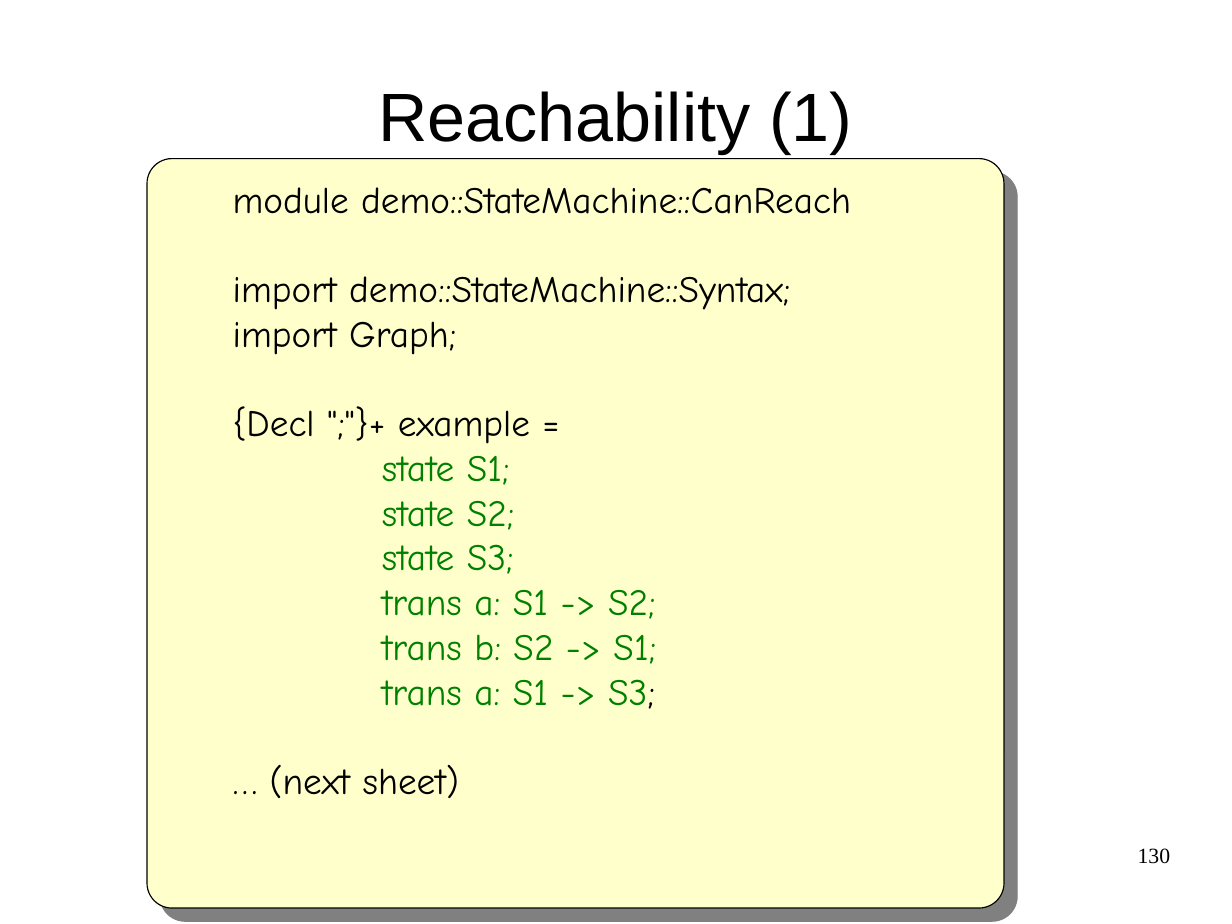
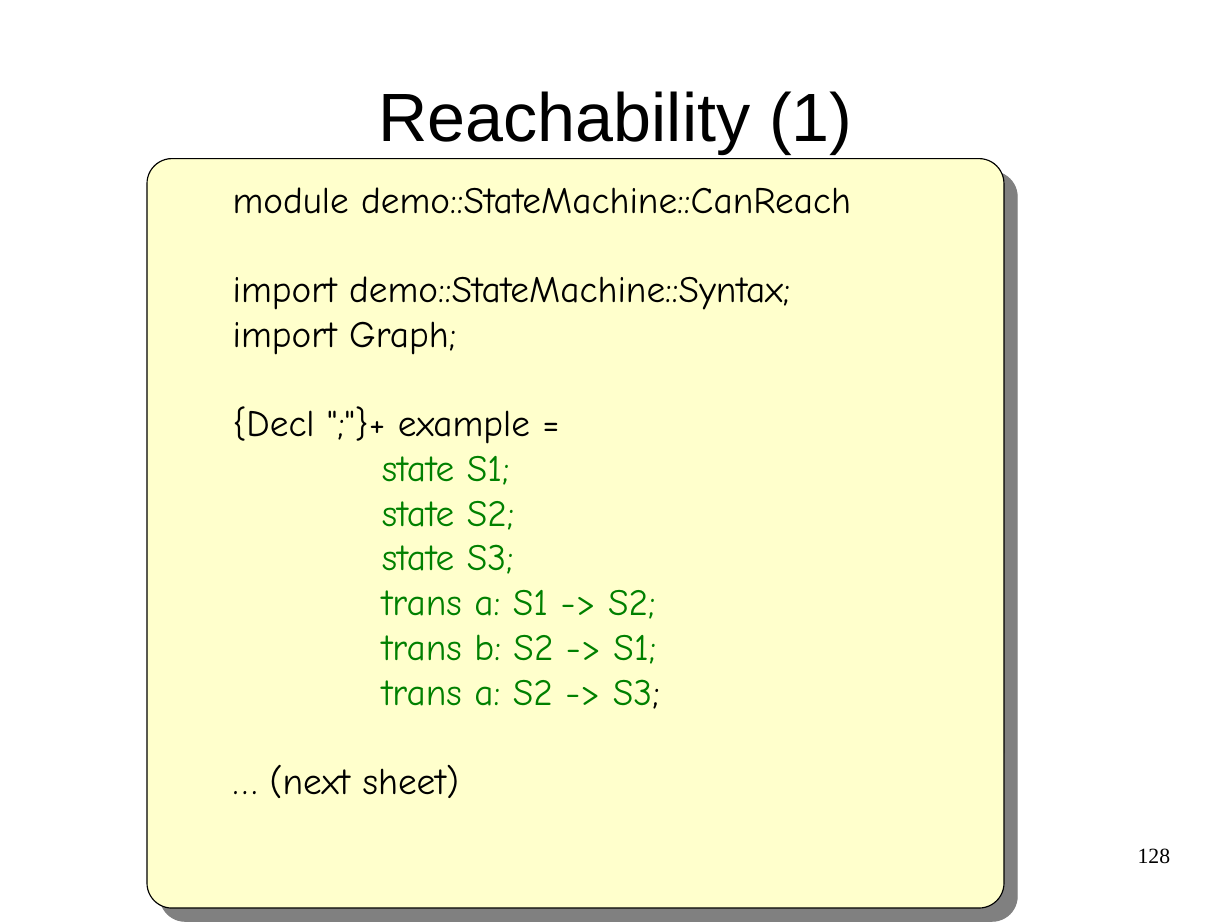
Before and after one commit to cwi-swat/meta-environment, a slide deck: slide 128 of meta-doc/analysis/rascal-slides/rascal-slides.odp (slide 130 before the commit). Drawn at 1232x924 pixels with LibreOffice and Linux fonts; fonts in the diff are those of the drawing; background and template pictures are left out. Boxes give left, top, right and bottom in pixels: in the first picture for what was removed or moved away, otherwise in the second. Text is boxed around its words. In the diff, an @@ line names an element or a change of style, - is before the commit and + after.

```diff
--- a/meta-doc/analysis/rascal-slides/rascal-slides.odp
+++ b/meta-doc/analysis/rascal-slides/rascal-slides.odp
@@ text at [382, 679, 660, 709]: text changed @@
-trans a: S1 -> S3;
+trans a: S2 -> S3;
@@ page number at [1138, 848, 1171, 864]: text changed @@
-130
+128
```
Also in this commit, not shown: 14 other slides changed, 6 slides added, 1 slide removed.
